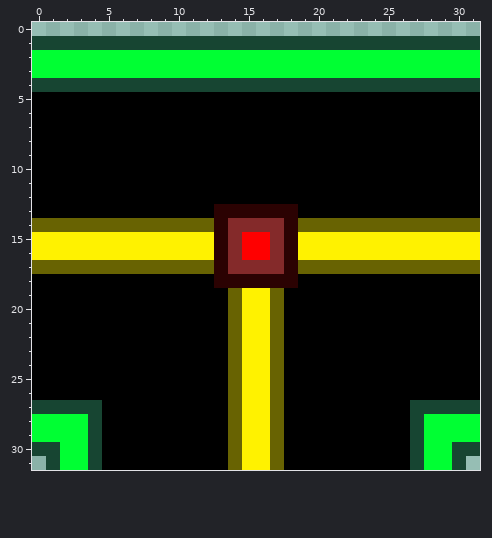
One commit to this pixel-art file: Sprites/Walls/Section_Wall.aseprite. The picture above is the old version.
32x32 pixels, 1 frame.
Now the later version:
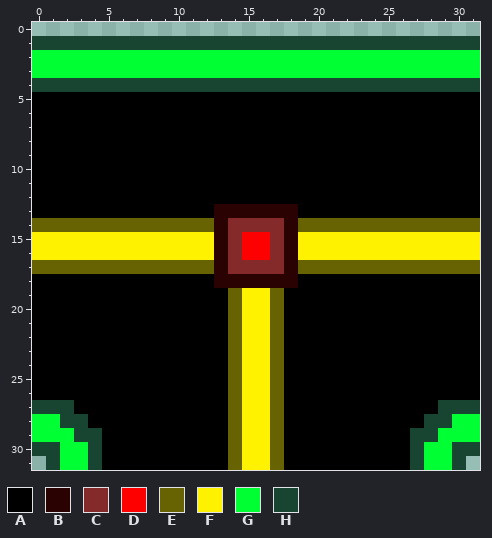
Palette (. is transparent): A #000000  B #2b0202  C #842a2a  D #ff0000  E #686302  F #fff200  G #00ff33  H #174532
From old to new:
y 27: x 3..4 HH -> AA; x 27..28 HH -> AA
y 28: x 2..4 GGH -> HHA; x 27..29 HGG -> AHH
y 29: x 3 G -> H; x 28 G -> H
Pixel boxes of the changes (left, top, right, bottom) in both pictures:
changed: (60, 400, 102, 442)
changed: (410, 400, 452, 442)
